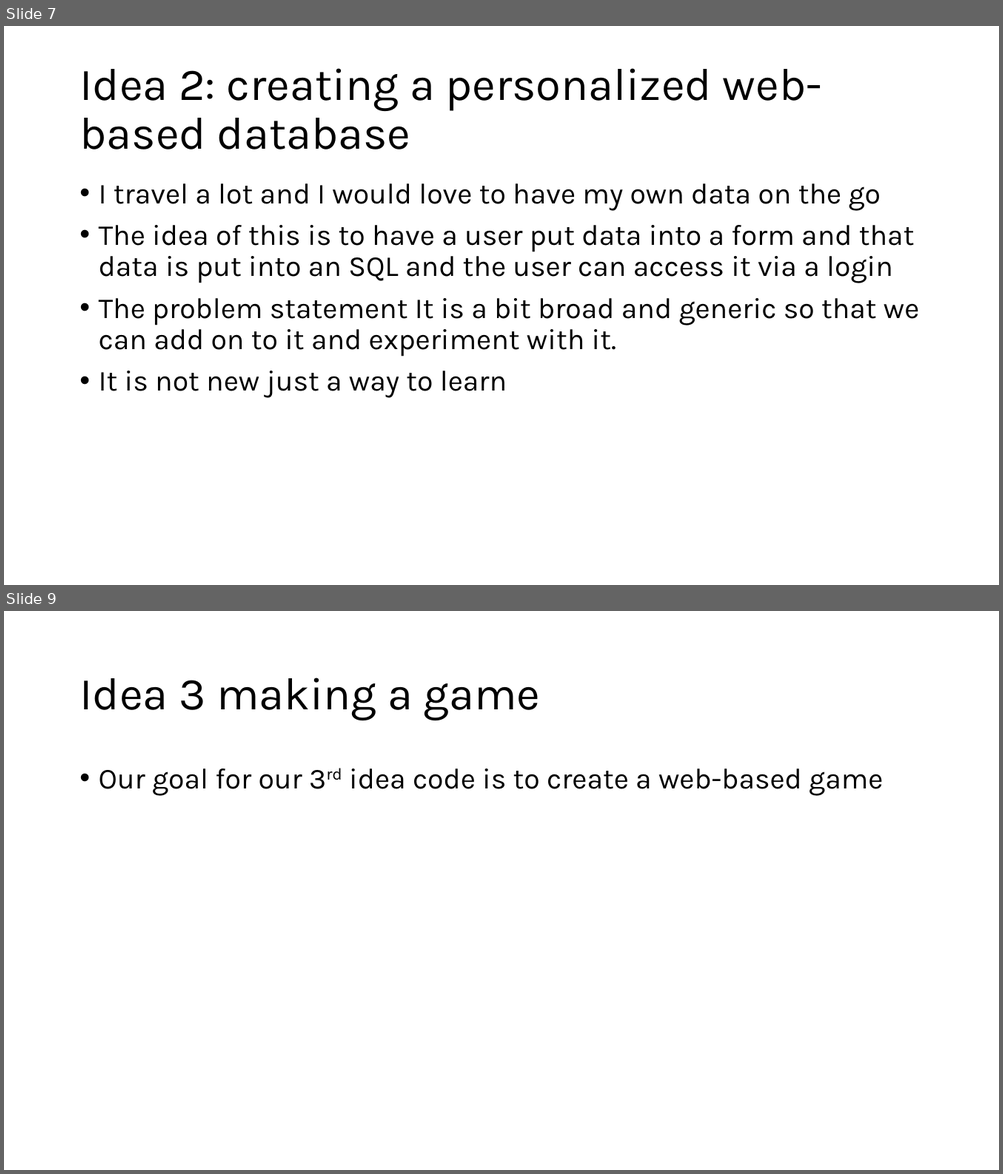
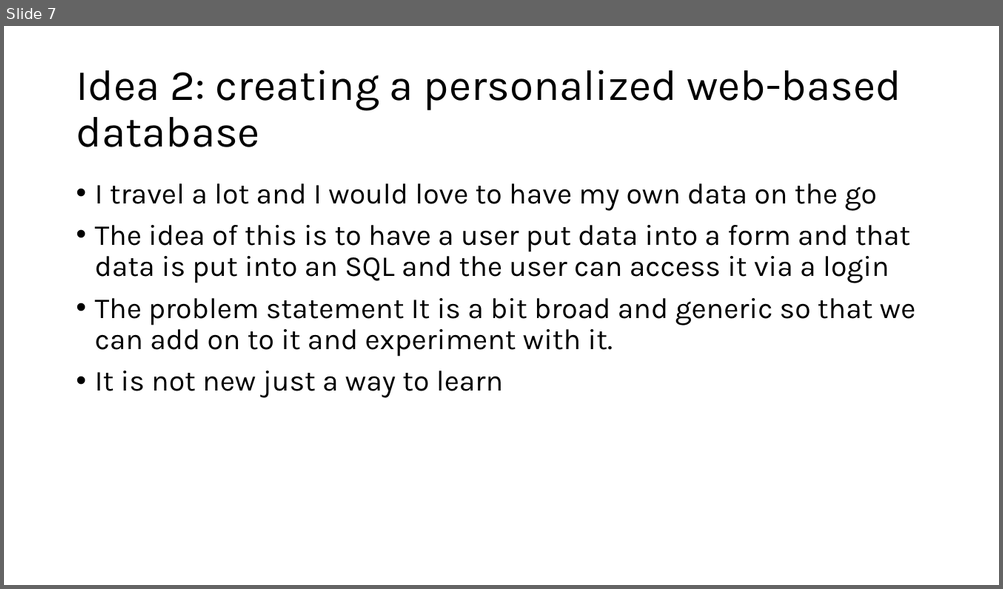
Before and after one commit to Sanmeet-EWU/cscd-350-project-team-slippee, a slide deck: the finalone.pptx. Shown one above the other, each under a label of ours: slides 7 and 9 before the commit, slide 7 after it; the slides between them are not shown. The pictures are 1003x1174 and 1003x589 pixels, drawn with LibreOffice and Linux fonts; fonts in the diff are those of the drawing. Boxes give left, top, right and bottom in pixels: in the first picture for what was removed or moved away, otherwise in the second. Text is boxed around its words. In the diff, an @@ line names an element or a change of style, - is before the commit and + after.

```diff
--- a/the finalone.pptx
+++ b/the finalone.pptx
@@ slide 9 removed at [4, 611, 999, 1170], background #FFFFFF @@
@@ title removed at [79, 678, 540, 721] @@
-Idea 3 making a game
@@ text removed at [99, 769, 882, 796] @@
-• Our goal for our 3rd idea code is to create a web-based game
@@ slide 7 changed as well @@
@@ title "Idea 2: creating a personalized ..." at [76, 70, 902, 147]: size 44 to 41.8 pt @@
@@ text "I travel a lot and ...": place and size @@
-text "I travel a lot and ..." at [99, 184, 919, 398]
+text "I travel a lot and ..." at [95, 184, 915, 398]
```
Also in this commit, not shown: 4 other slides changed, 3 slides added.
